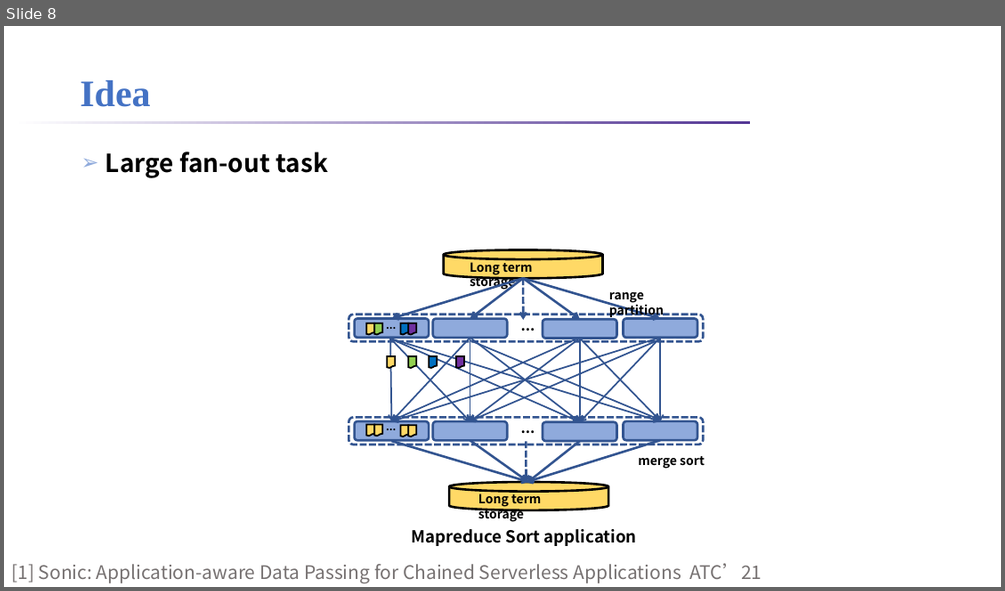
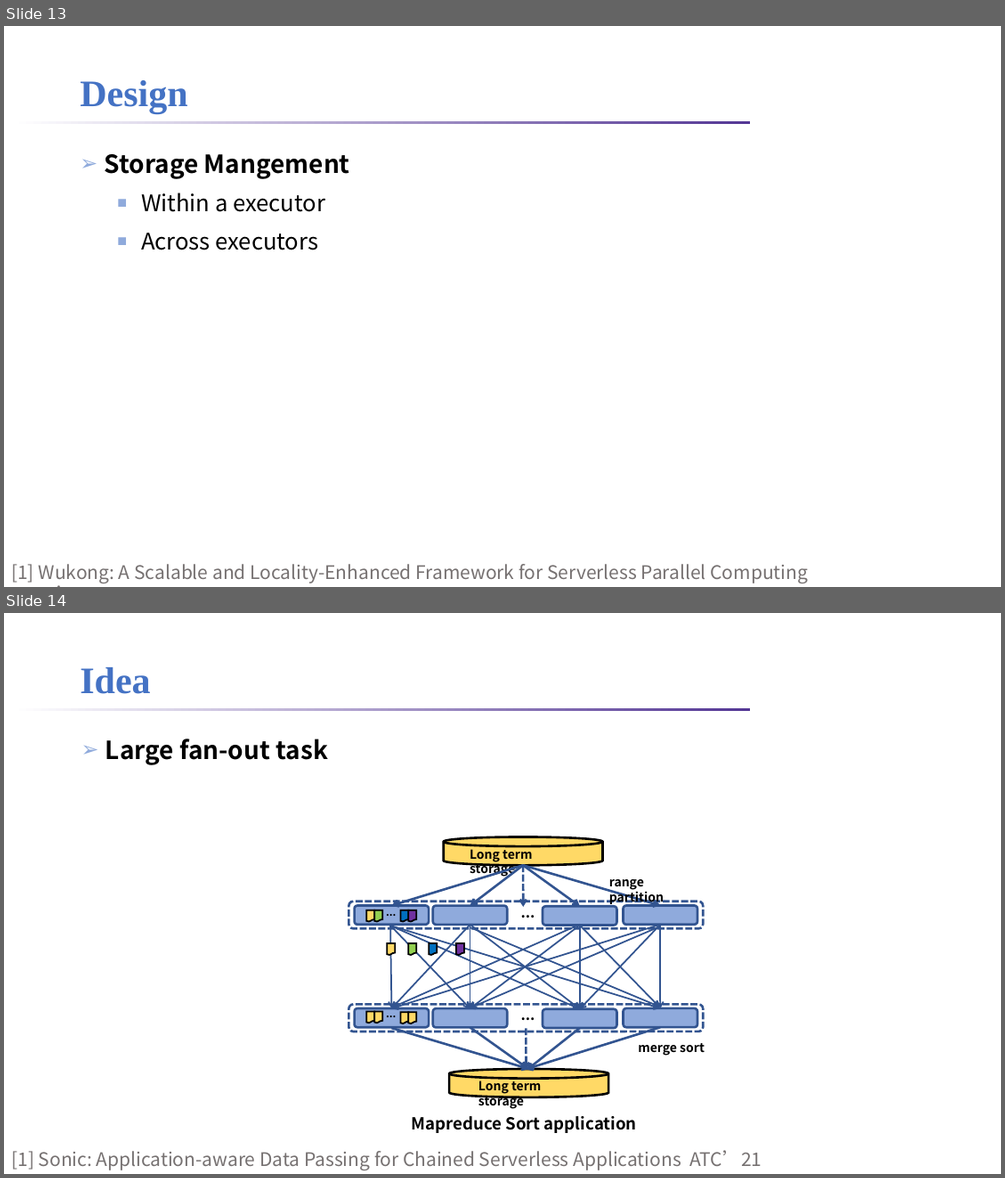
Before and after one commit to lt2000/ADSL, a slide deck: meeting/利用调度解决Serverless的IO时延问题.pptx. Shown one above the other, each under a label of ours: slide 8 before the commit, slides 13 and 14 after it. The pictures are 1005x591 and 1005x1178 pixels, drawn with LibreOffice and Linux fonts; fonts in the diff are those of the drawing; background and template pictures are left out. Boxes give left, top, right and bottom in pixels: in the first picture for what was removed or moved away, otherwise in the second. Text is boxed around its words. In the diff, an @@ line names an element or a change of style, - is before the commit and + after.

```diff
--- a/meeting/利用调度解决Serverless的IO时延问题.pptx
+++ b/meeting/利用调度解决Serverless的IO时延问题.pptx
@@ slide 13 added at bbox=[4, 26, 1001, 587], background #FFFFFF; not listed: 1 template element that a slide beside it also shows @@
@@ title added at bbox=[80, 80, 187, 113], 36 pt, text #4472C4, bold @@
+Design
@@ text added at bbox=[105, 154, 350, 250], 22 pt, text #000000 @@
+➢ Storage Mangement
+  ■ Within a executor
+  ■ Across executors
@@ text added at bbox=[11, 564, 809, 583], 18 pt, text #767171 @@
+[1] Wukong: A Scalable and Locality-Enhanced Framework for Serverless Parallel Computing SoCC’20
@@ what was slide 8 is now slide 14 @@
```
Also in this commit, not shown: 3 slides changed, 6 other slides added, 1 slide removed, 2 other files.
